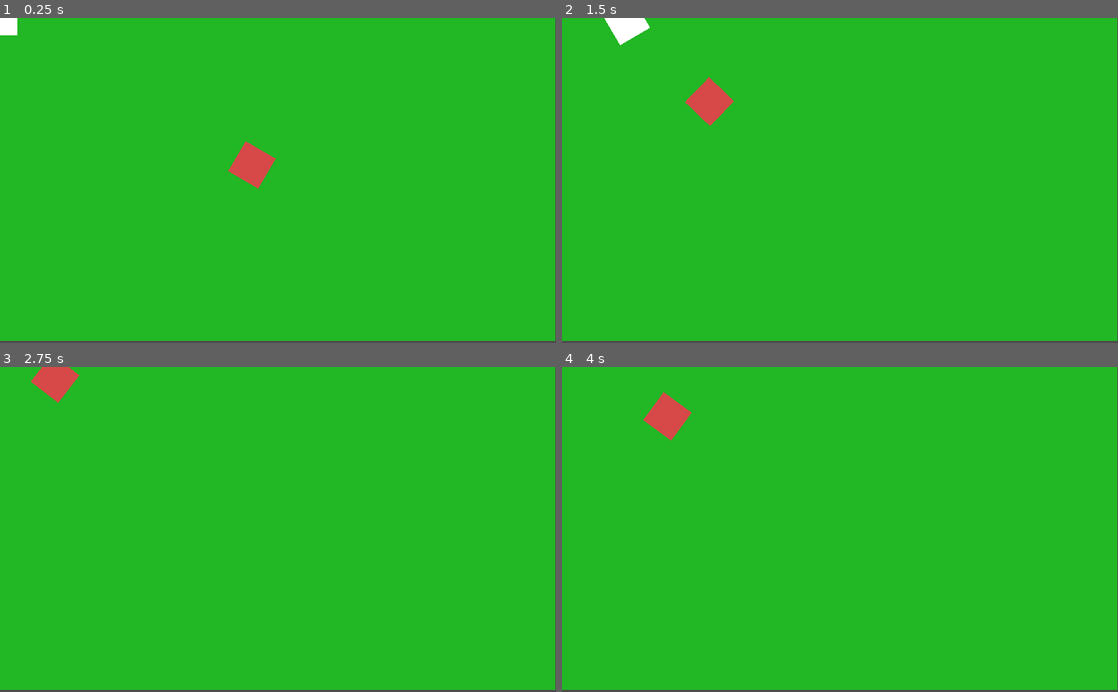
Above: before the commit, frames 1-4 (two rows, left to right).
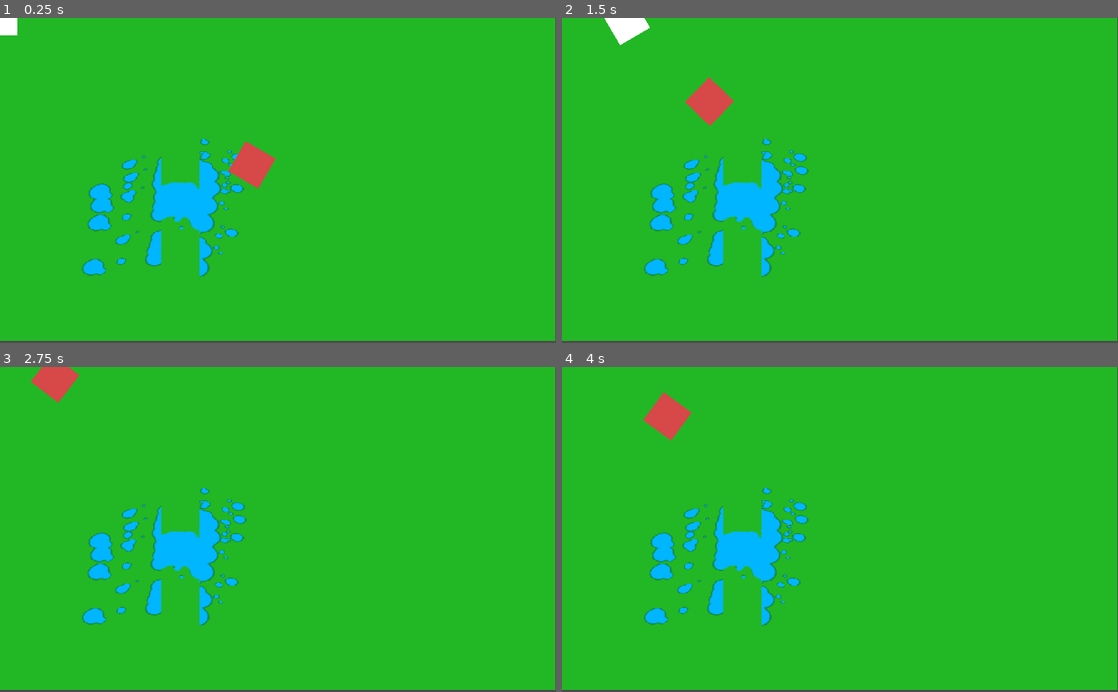
Above: after the commit, the same moments.

Repository: kevinlights/chromatic-fever
Game: Godot game, scene res://Game.tscn
The game is run twice, just before and just after one commit, with the same random seed, the same clock (stepped at 60 frames per second) and the same inputs.
Inputs (mouse positions are in pixels of both pictures, inside the frame that each line leads up to):
- Up to frame 1 (0.25 s): no input
- Up to frame 2 (1.5 s): move the mouse to (962, 164) at 0.52 s; hold Right (ui_right) 0.53-1.28 s; move the mouse to (728, 196) at 1.27 s; hold Down (ui_down) from 1.28 s (still down)
- Up to frame 3 (2.75 s): move the mouse to (333, 458) at 2.02 s; release Down (ui_down) at 2.03 s; hold Right (ui_right) from 2.03 s (still down)
- Up to frame 4 (4 s): move the mouse to (812, 594) at 2.77 s; release Right (ui_right) at 2.78 s; hold Up (ui_up) 2.78-3.53 s; move the mouse to (1006, 578) at 3.52 s; hold Left (ui_left) from 3.53 s (still down)

The runs differ from the first frame. In frame 1, 3.6% of the frame differs, in the area x 14-44%, y 37-80%; in frame 2, 3.6%, in the area x 14-45%, y 37-80%; in frame 3, 3.6%; in frame 4, 3.6%.

Commit message:
test_peinture

Diff:
--- a/Game.tscn
+++ b/Game.tscn
@@ -1,20 +1,25 @@
-[gd_scene load_steps=5 format=2]
+[gd_scene load_steps=6 format=2]
 
 [ext_resource path="res://Terrain.tscn" type="PackedScene" id=1]
-[ext_resource path="res://Player/Player.tscn" type="PackedScene" id=2]
-[ext_resource path="res://Enemies/Enemy.tscn" type="PackedScene" id=3]
-[ext_resource path="res://HUD/HUD.tscn" type="PackedScene" id=4]
+[ext_resource path="res://test_peinture.tscn" type="PackedScene" id=2]
+[ext_resource path="res://Player/Player.tscn" type="PackedScene" id=3]
+[ext_resource path="res://Enemies/Enemy.tscn" type="PackedScene" id=4]
+[ext_resource path="res://HUD/HUD.tscn" type="PackedScene" id=5]
 
 [node name="Game" type="Node2D"]
 
 [node name="Terrain" parent="." instance=ExtResource( 1 )]
 
-[node name="Player" parent="." instance=ExtResource( 2 )]
+[node name="test_peinture" parent="." instance=ExtResource( 2 )]
+
+[node name="Player" parent="." instance=ExtResource( 3 )]
 
 [node name="Enemies" type="Node2D" parent="."]
 editor/display_folded = true
 
-[node name="Enemy" parent="Enemies" instance=ExtResource( 3 )]
+[node name="Enemy" parent="Enemies" instance=ExtResource( 4 )]
 position = Vector2( 472.679, 276.241 )
 
-[node name="HUD" parent="." instance=ExtResource( 4 )]
+[node name="HUD" parent="." instance=ExtResource( 5 )]
+margin_top = 3.0
+margin_bottom = 603.0
--- /dev/null
+++ b/test_peinture.shader
@@ -0,0 +1,14 @@
+shader_type canvas_item;
+
+uniform sampler2D effacements;
+
+void fragment(){
+	vec4 e = texture(effacements,UV);
+	if(e.r==1.0){
+		COLOR.a = 0.0;
+	}
+	else{
+		COLOR = texture(TEXTURE,UV);
+		COLOR.a = (1.0-e.r)*COLOR.a;
+	}
+}
--- /dev/null
+++ b/test_peinture.tscn
@@ -0,0 +1,93 @@
+[gd_scene load_steps=7 format=2]
+
+[ext_resource path="res://Assets/peinture1.png" type="Texture" id=1]
+[ext_resource path="res://Assets/square.png" type="Texture" id=2]
+[ext_resource path="res://test_peinture.shader" type="Shader" id=3]
+
+[sub_resource type="ViewportTexture" id=1]
+viewport_path = NodePath("Viewport_effacements")
+
+[sub_resource type="ShaderMaterial" id=2]
+resource_local_to_scene = true
+shader = ExtResource( 3 )
+shader_param/effacements = SubResource( 1 )
+
+[sub_resource type="ViewportTexture" id=3]
+viewport_path = NodePath("Viewport_couleurs")
+
+[node name="test_peinture" type="Node2D"]
+position = Vector2( 0, 3 )
+
+[node name="Viewport_couleurs" type="Viewport" parent="."]
+size = Vector2( 1024, 600 )
+transparent_bg = true
+usage = 0
+render_target_v_flip = true
+render_target_update_mode = 3
+
+[node name="peintures" type="Node2D" parent="Viewport_couleurs"]
+position = Vector2( 0, 3 )
+
+[node name="peinture4" type="Sprite" parent="Viewport_couleurs/peintures"]
+modulate = Color( 0, 0.717647, 1, 1 )
+position = Vector2( 295, 417 )
+texture = ExtResource( 1 )
+
+[node name="peinture5" type="Sprite" parent="Viewport_couleurs/peintures"]
+modulate = Color( 0, 0.717647, 1, 1 )
+position = Vector2( 307.11, 278.05 )
+texture = ExtResource( 1 )
+
+[node name="peinture6" type="Sprite" parent="Viewport_couleurs/peintures"]
+modulate = Color( 0, 0.717647, 1, 1 )
+position = Vector2( 309.87, 301.95 )
+texture = ExtResource( 1 )
+
+[node name="peinture8" type="Sprite" parent="Viewport_couleurs/peintures"]
+modulate = Color( 0, 0.717647, 1, 1 )
+position = Vector2( 305, 335 )
+texture = ExtResource( 1 )
+
+[node name="Viewport_effacements" type="Viewport" parent="."]
+editor/display_folded = true
+size = Vector2( 1024, 600 )
+transparent_bg = true
+usage = 0
+render_target_v_flip = true
+render_target_update_mode = 3
+
+[node name="background_noir" type="Sprite" parent="Viewport_effacements"]
+modulate = Color( 0, 0, 0, 1 )
+position = Vector2( 512, 303 )
+scale = Vector2( 16, 10 )
+texture = ExtResource( 2 )
+
+[node name="peinture1_noir" type="Sprite" parent="Viewport_effacements"]
+modulate = Color( 0, 0, 0, 1 )
+position = Vector2( 295, 417 )
+texture = ExtResource( 1 )
+
+[node name="peinture2_noir" type="Sprite" parent="Viewport_effacements"]
+modulate = Color( 0, 0, 0, 1 )
+position = Vector2( 307.11, 281.05 )
+texture = ExtResource( 1 )
+
+[node name="peinture3_noir" type="Sprite" parent="Viewport_effacements"]
+modulate = Color( 0, 0, 0, 1 )
+position = Vector2( 309.87, 304.95 )
+texture = ExtResource( 1 )
+
+[node name="effacement1_blanc" type="Sprite" parent="Viewport_effacements"]
+position = Vector2( 332.574, 261.091 )
+scale = Vector2( 1.12, 9.36 )
+texture = ExtResource( 2 )
+
+[node name="peinture4_noir" type="Sprite" parent="Viewport_effacements"]
+modulate = Color( 0, 0, 0, 1 )
+position = Vector2( 305, 335 )
+texture = ExtResource( 1 )
+
+[node name="Sprite" type="Sprite" parent="."]
+material = SubResource( 2 )
+position = Vector2( 512, 297.46 )
+texture = SubResource( 3 )
Binary file added: Assets/peinture1.png
Not shown, added: Assets/peinture1.png.import
